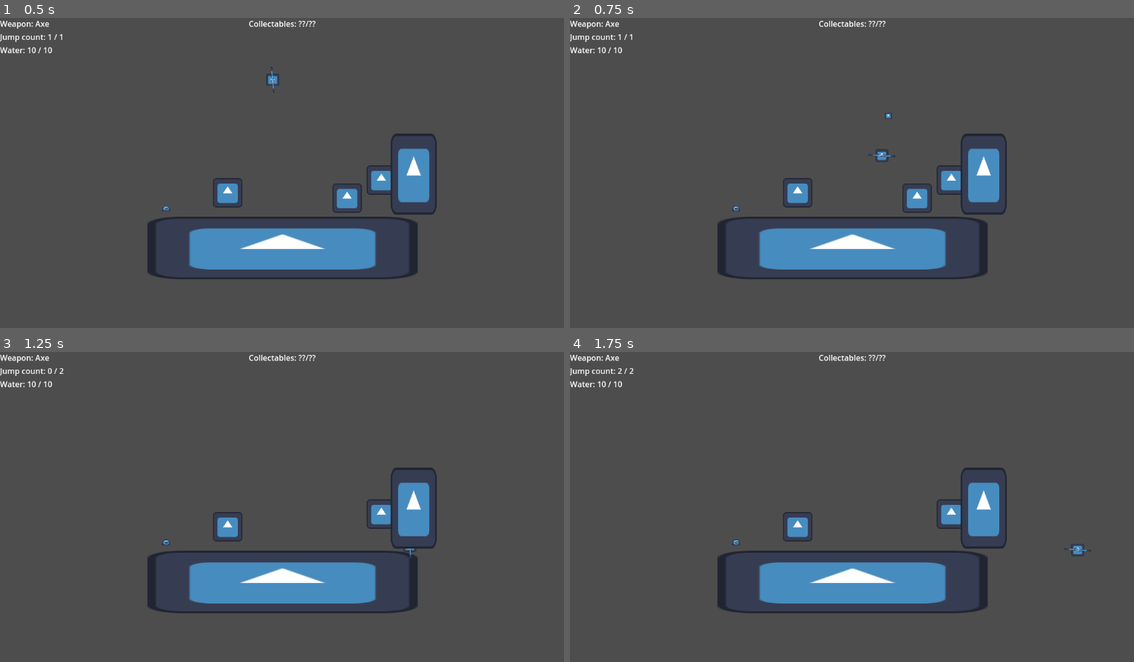
Above: before the commit, frames 1-4 (two rows, left to right).
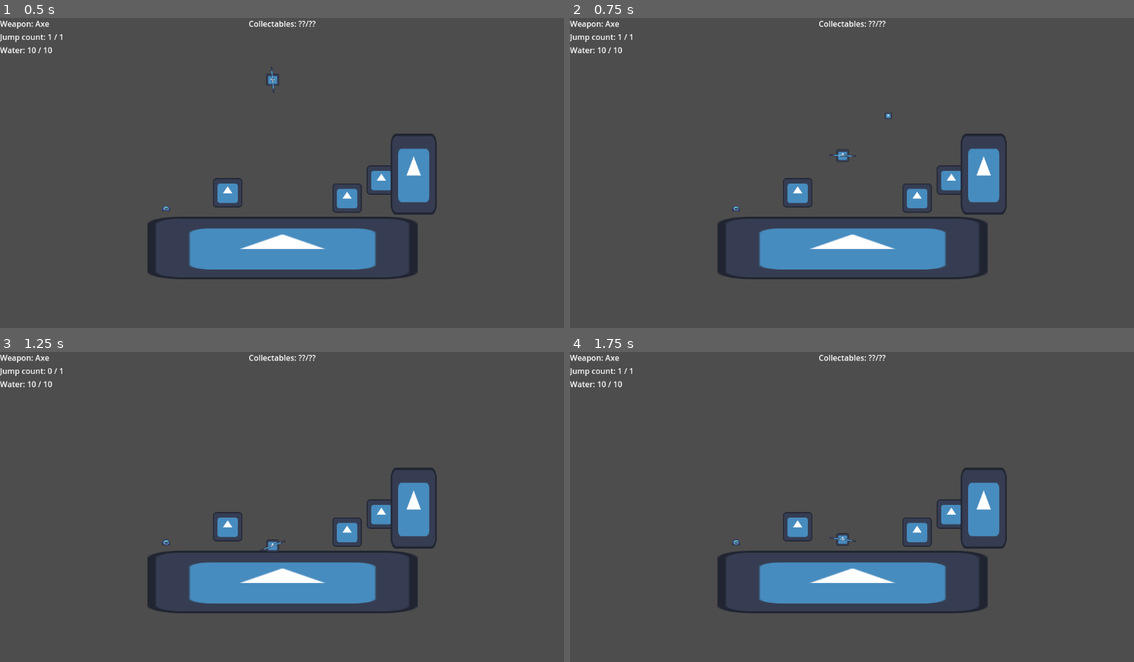
Above: after the commit, the same moments.

Repository: Chilly55/Realm-of-Rouges-Final
Game: Godot game, scene res://scenes/levels/Debug.tscn
Same seed, same stepped clock (60 frames per second), same inputs: the game is played once before the commit and once after it. The engine's default icon, where the game draws it, is replaced by a stand-in: a white triangle on a blue panel in a dark square.
Inputs (mouse positions are in pixels of both pictures, inside the frame that each line leads up to):
- Up to frame 1 (0.5 s): no input
- Up to frame 2 (0.75 s): move the mouse to (976, 160) at 0.52 s; press the mouse at (976, 160) at 0.53 s; hold D (right) from 0.53 s (still down)
- Up to frame 3 (1.25 s): keep holding D (right); tap W (jump) at 0.77 s
- Up to frame 4 (1.75 s): keep holding D (right); tap Enter at 1.25 s; move the mouse to (739, 525) at 1.27 s; release the mouse at (739, 525) at 1.28 s; tap Mouse wheel down (last weapon) at 1.35 s; tap W (jump) at 1.52 s

Frame 1 is identical in both runs. In frame 2, 0.1% of the frame differs, in the area x 46-58%, y 42-47%; in frame 3, 0.4%; in frame 4, 0.5%, in the area x 8-93%, y 5-66%.

Commit message:
Added Npc node

Diff:
--- a/scenes/levels/Debug.tscn
+++ b/scenes/levels/Debug.tscn
@@ -29,6 +29,8 @@
 
 [node name="Player" parent="." instance=ExtResource("2_qqav2")]
 position = Vector2(557, 0)
+stats_manager = Object(Node,"_import_path":NodePath(""),"unique_name_in_owner":false,"process_mode":0,"process_priority":0,"process_physics_priority":0,"process_thread_group":0,"editor_description":"","script":Resource("res://scripts/actors/StatsManager.gd"),"_actor_resource":Resource("res://resources/actors/Player.tres"))
+
 
 [node name="Slime Enemy" parent="." instance=ExtResource("3_u6a8v")]
 position = Vector2(333, 391)
